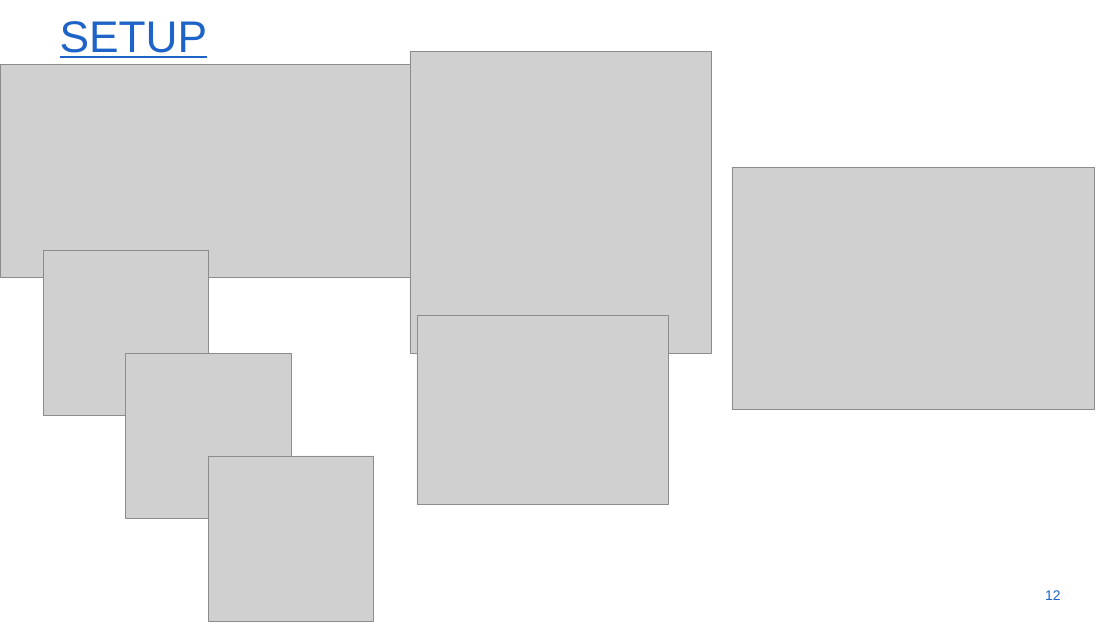
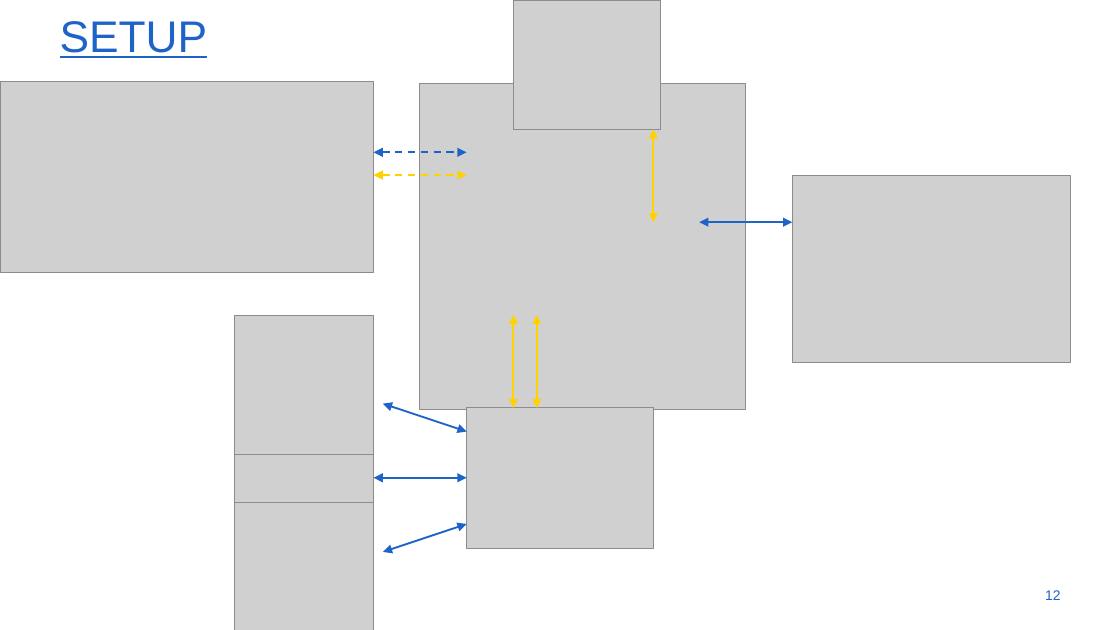
Before and after one commit to gartangh/Cross-Curricular-Project, a slide deck: slide 12 of VOP_Voorraadbeheer_Presentatie_1.pptx. Drawn at 1120x630 pixels with LibreOffice and Linux fonts; fonts in the diff are those of the drawing; grey boxes stand for pictures; background and template pictures are left out. Boxes give left, top, right and bottom in pixels: in the first picture for what was removed or moved away, otherwise in the second. Text is boxed around its words. In the diff, an @@ line names an element or a change of style, - is before the commit and + after.

Commit message:
presentation finished

```diff
--- a/VOP_Voorraadbeheer_Presentatie_1.pptx
+++ b/VOP_Voorraadbeheer_Presentatie_1.pptx
@@ picture added at box(513, 0, 661, 129) @@
@@ picture: place and size @@
-picture at box(0, 64, 417, 277)
+picture at box(0, 82, 374, 272)
@@ picture: place and size @@
-picture at box(410, 51, 712, 353)
+picture at box(419, 83, 745, 409)
@@ double arrow added from (653, 129) to (653, 222), #FFD200 2.25 pt @@
@@ double arrow added from (374, 152) to (467, 152), #1E64C8 2.25 pt dashed @@
@@ double arrow added from (374, 175) to (467, 175), #FFD200 2.25 pt dashed @@
@@ picture: place and size @@
-picture at box(732, 167, 1095, 410)
+picture at box(792, 176, 1070, 362)
@@ double arrow added from (699, 222) to (792, 222), #1E64C8 2.25 pt @@
@@ picture: place and size @@
-picture at box(43, 250, 209, 415)
+picture at box(235, 315, 374, 454)
@@ double arrow added from (513, 315) to (513, 408), #FFD200 2.25 pt @@
@@ double arrow added from (537, 315) to (537, 408), #FFD200 2.25 pt @@
@@ picture: place and size @@
-picture at box(126, 353, 291, 519)
+picture at box(235, 409, 374, 549)
@@ double arrow added from (383, 403) to (467, 432), #1E64C8 2.25 pt @@
@@ picture: place and size @@
-picture at box(417, 315, 668, 504)
+picture at box(467, 408, 653, 548)
@@ double arrow added from (374, 478) to (467, 478), #1E64C8 2.25 pt @@
@@ picture: place and size @@
-picture at box(209, 456, 374, 621)
+picture at box(235, 502, 374, 630)
@@ double arrow added from (383, 552) to (467, 524), #1E64C8 2.25 pt @@
```
Also in this commit, not shown: 8 other slides changed, 5 slides added, 4 slides removed.
